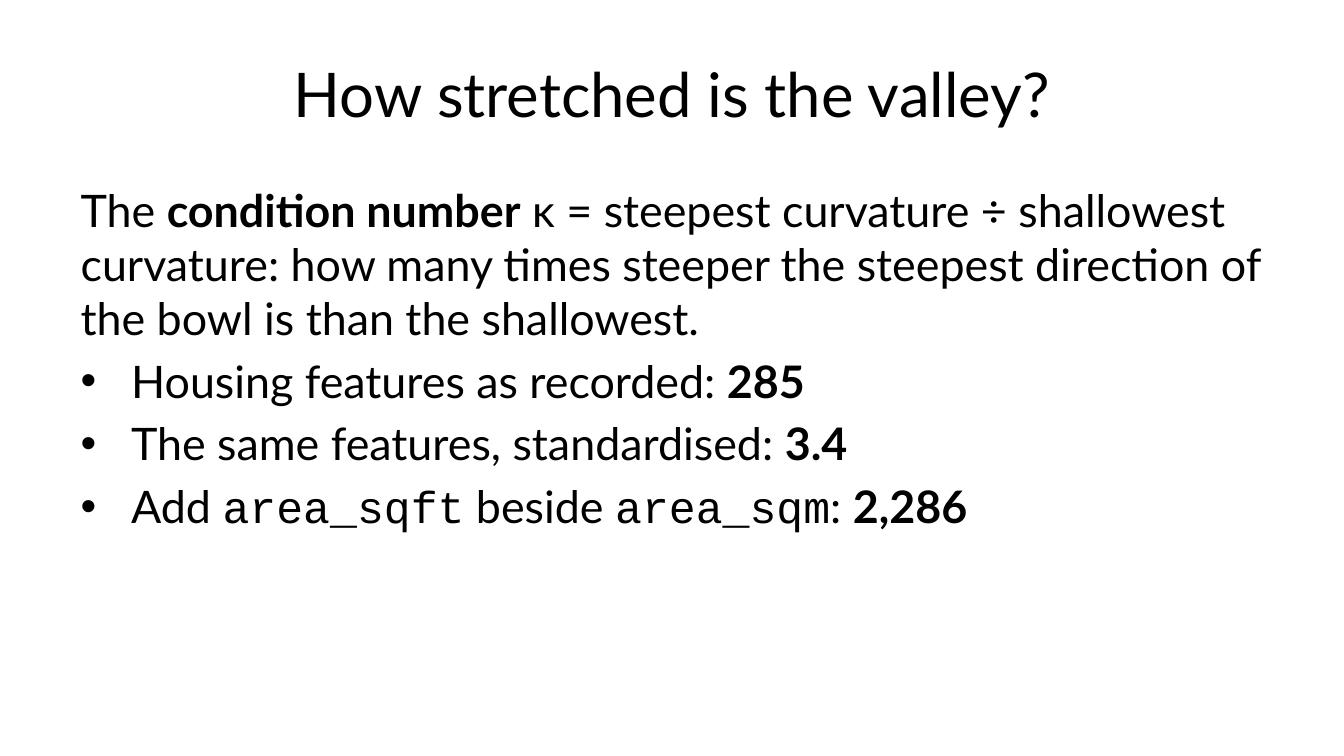
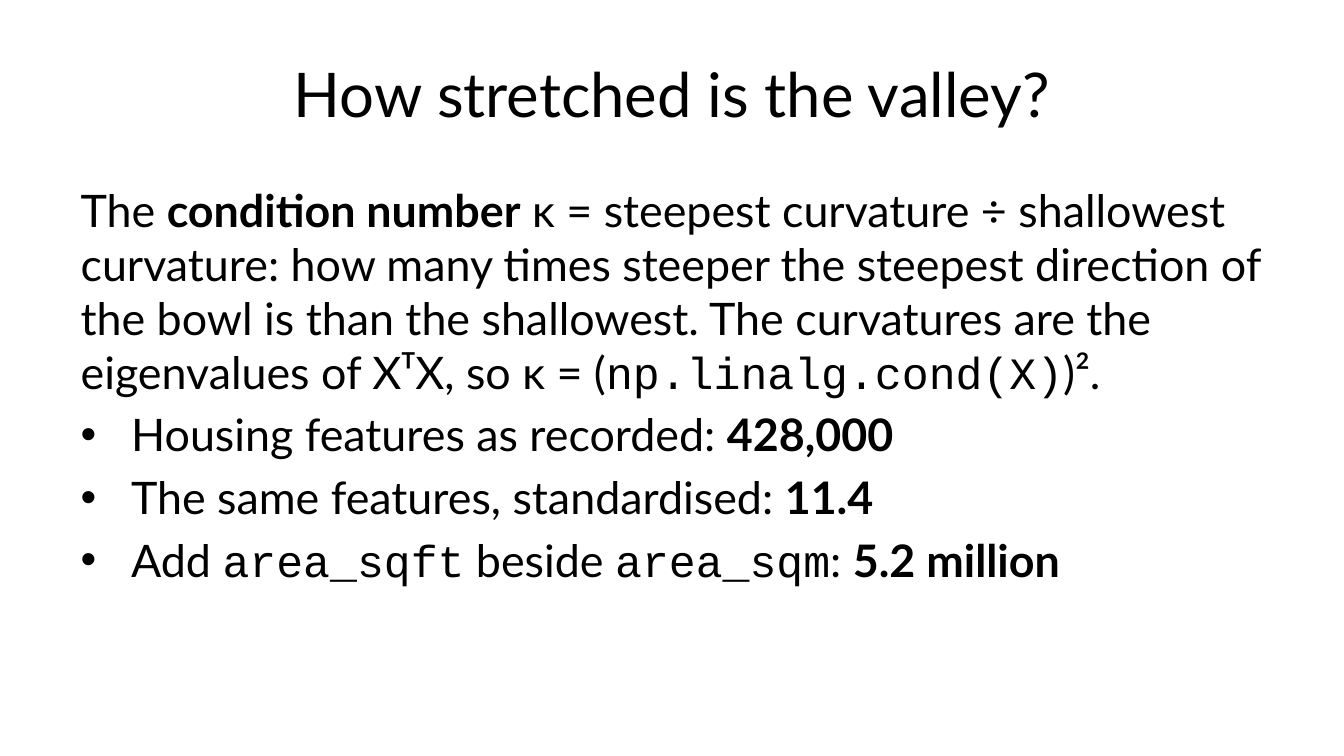
Before and after one commit to fabioantonini/technologies-for-artificial-intelligence, a slide deck: slide 21 of Lessons/03_regression/Slides/regression_slides.pptx. Drawn at 1344x756 pixels with LibreOffice and Linux fonts; fonts in the diff are those of the drawing; background and template pictures are left out. Boxes give left, top, right and bottom in pixels: in the first picture for what was removed or moved away, otherwise in the second. Text is boxed around its words. In the diff, an @@ line names an element or a change of style, - is before the commit and + after.

```diff
--- a/Lessons/03_regression/Slides/regression_slides.pptx
+++ b/Lessons/03_regression/Slides/regression_slides.pptx
@@ text at <box>81,193,1262,587</box>: text changed @@
-The condition number κ = steepest curvature ÷ shallowest curvature: how many times steeper the steepest direction of the bowl is than the shallowest.
-• Housing features as recorded: 285
-• The same features, standardised: 3.4
-• Add area_sqft beside area_sqm: 2,286
+The condition number κ = steepest curvature ÷ shallowest curvature: how many times steeper the steepest direction of the bowl is than the shallowest. The curvatures are the eigenvalues of XᵀX, so κ = (np.linalg.cond(X))².
+• Housing features as recorded: 428,000
+• The same features, standardised: 11.4
+• Add area_sqft beside area_sqm: 5.2 million
```
Also in this commit, not shown: 14 other files.
